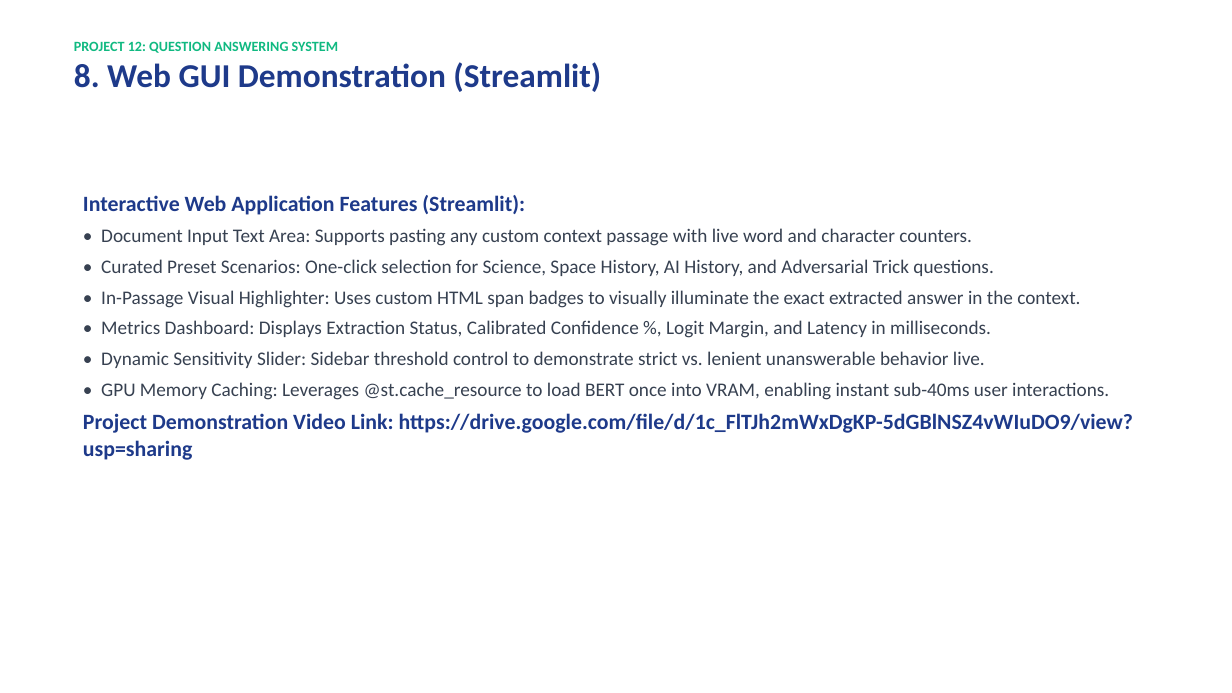
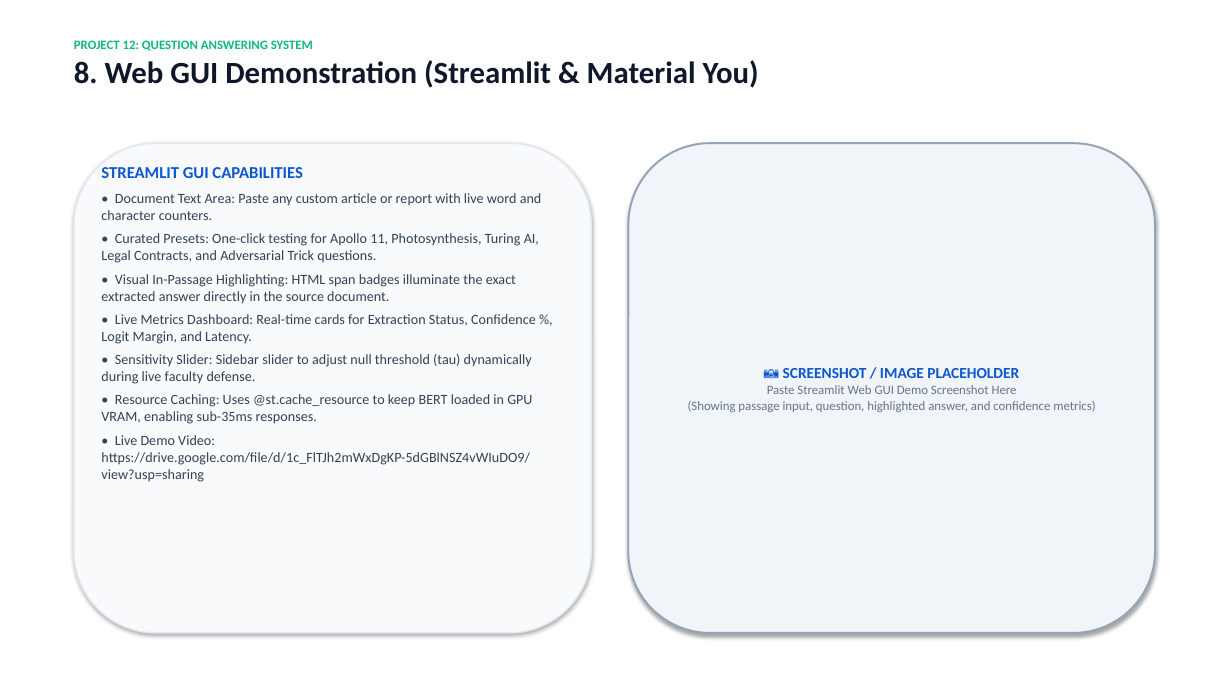
Before and after one commit to akash77007/NLP_Question-Answering-System, a slide deck: slide 9 of docs/Project_12_Presentation.pptx. Drawn at 1232x693 pixels with LibreOffice and Linux fonts; fonts in the diff are those of the drawing. Boxes give left, top, right and bottom in pixels: in the first picture for what was removed or moved away, otherwise in the second. Text is boxed around its words. In the diff, an @@ line names an element or a change of style, - is before the commit and + after.

Commit message:
docs: refine presentation and academic report with executive cards, native tables, and screenshot placeholders

```diff
--- a/docs/Project_12_Presentation.pptx
+++ b/docs/Project_12_Presentation.pptx
@@ text at box(74, 40, 313, 51): size 11 to 10 pt in "PROJECT 12: QUESTION ANSWERING SYSTEM" @@
@@ text at box(74, 60, 759, 88): text changed; size 26 to 24 pt; text colour #1E3A8A to #0F172A @@
-8. Web GUI Demonstration (Streamlit)
+8. Web GUI Demonstration (Streamlit & Material You)
@@ rounded rectangle added at box(74, 143, 592, 633), fill #F8FAFC, outline #E2E8F0 1.2 pt @@
@@ rounded rectangle added at box(628, 143, 1155, 633), fill #F1F5F9, outline #94A3B8 1.5 pt, 10 pt, text #64748B @@
+📷 SCREENSHOT / IMAGE PLACEHOLDER
+Paste Streamlit Web GUI Demo Screenshot Here
+(Showing passage input, question, highlighted answer, and confidence metrics)
@@ text at box(101, 167, 542, 482): text changed; size 15 to 11 pt; text colour #374151 to #334155 @@
-Interactive Web Application Features (Streamlit):
-• Document Input Text Area: Supports pasting any custom context passage with live word and character counters.
-• Curated Preset Scenarios: One-click selection for Science, Space History, AI History, and Adversarial Trick questions.
-• In-Passage Visual Highlighter: Uses custom HTML span badges to visually illuminate the exact extracted answer in the context.
-• Metrics Dashboard: Displays Extraction Status, Calibrated Confidence %, Logit Margin, and Latency in milliseconds.
-• Dynamic Sensitivity Slider: Sidebar threshold control to demonstrate strict vs. lenient unanswerable behavior live.
-• GPU Memory Caching: Leverages @st.cache_resource to load BERT once into VRAM, enabling instant sub-40ms user interactions.
-Project Demonstration Video Link: https://drive.google.com/file/d/1c_FlTJh2mWxDgKP-5dGBlNSZ4vWIuDO9/view?usp=sharing
+STREAMLIT GUI CAPABILITIES
+• Document Text Area: Paste any custom article or report with live word and character counters.
+• Curated Presets: One-click testing for Apollo 11, Photosynthesis, Turing AI, Legal Contracts, and Adversarial Trick questions.
+• Visual In-Passage Highlighting: HTML span badges illuminate the exact extracted answer directly in the source document.
+• Live Metrics Dashboard: Real-time cards for Extraction Status, Confidence %, Logit Margin, and Latency.
+• Sensitivity Slider: Sidebar slider to adjust null threshold (tau) dynamically during live faculty defense.
+• Resource Caching: Uses @st.cache_resource to keep BERT loaded in GPU VRAM, enabling sub-35ms responses.
+• Live Demo Video: https://drive.google.com/file/d/1c_FlTJh2mWxDgKP-5dGBlNSZ4vWIuDO9/view?usp=sharing
```
Also in this commit, not shown: 6 other slides changed, 3 slides added, 3 slides removed, 2 other files.
